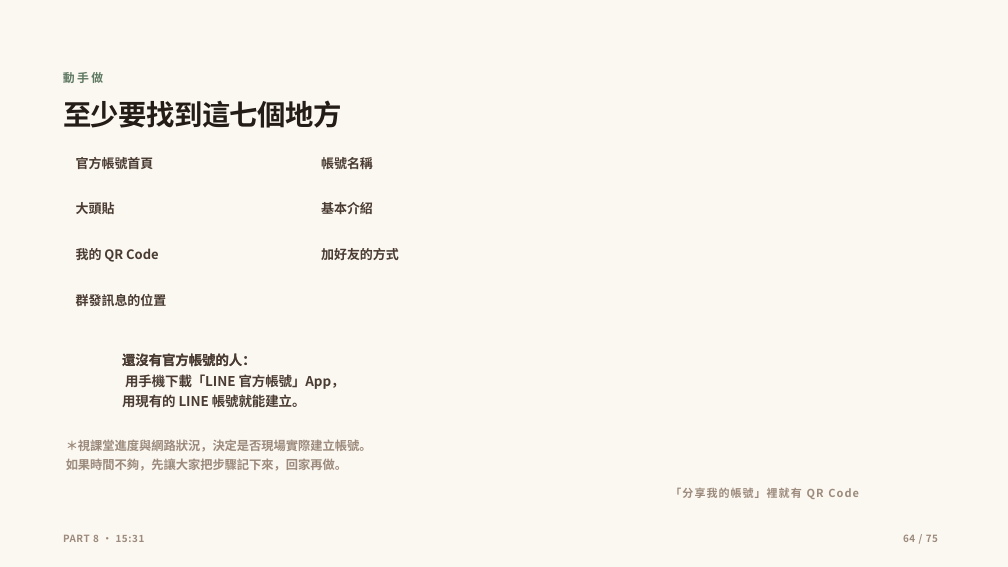
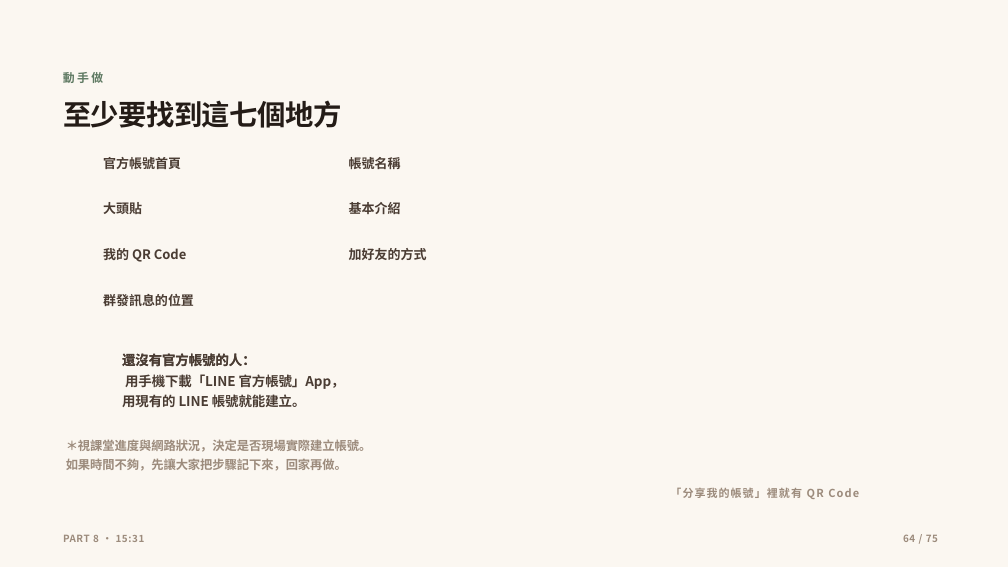
Before and after one commit to ja9705110/gogoeveryday, a slide deck: slide 64 of social-course/social-media-course-deck.pptx. Drawn at 1008x567 pixels with LibreOffice and Linux fonts; fonts in the diff are those of the drawing; background and template pictures are left out. Boxes give left, top, right and bottom in pixels: in the first picture for what was removed or moved away, otherwise in the second. Text is boxed around its words. In the diff, an @@ line names an element or a change of style, - is before the commit and + after.

```diff
--- a/social-course/social-media-course-deck.pptx
+++ b/social-course/social-media-course-deck.pptx
@@ text "官方帳號首頁": place and size @@
-text "官方帳號首頁" at box(76, 157, 154, 169)
+text "官方帳號首頁" at box(103, 157, 181, 169)
@@ text "帳號名稱": place and size @@
-text "帳號名稱" at box(321, 157, 373, 169)
+text "帳號名稱" at box(349, 157, 401, 169)
@@ text "大頭貼": place and size @@
-text "大頭貼" at box(76, 202, 115, 214)
+text "大頭貼" at box(103, 202, 142, 214)
@@ text "基本介紹": place and size @@
-text "基本介紹" at box(321, 202, 373, 214)
+text "基本介紹" at box(349, 202, 401, 214)
@@ text "我的 QR Code": place and size @@
-text "我的 QR Code" at box(76, 248, 159, 262)
+text "我的 QR Code" at box(103, 248, 187, 262)
@@ text "加好友的方式": place and size @@
-text "加好友的方式" at box(321, 248, 399, 260)
+text "加好友的方式" at box(349, 248, 427, 260)
@@ text "群發訊息的位置": place and size @@
-text "群發訊息的位置" at box(76, 294, 167, 306)
+text "群發訊息的位置" at box(103, 294, 194, 306)
```
Also in this commit, not shown: 14 other slides changed, 1 other file.
